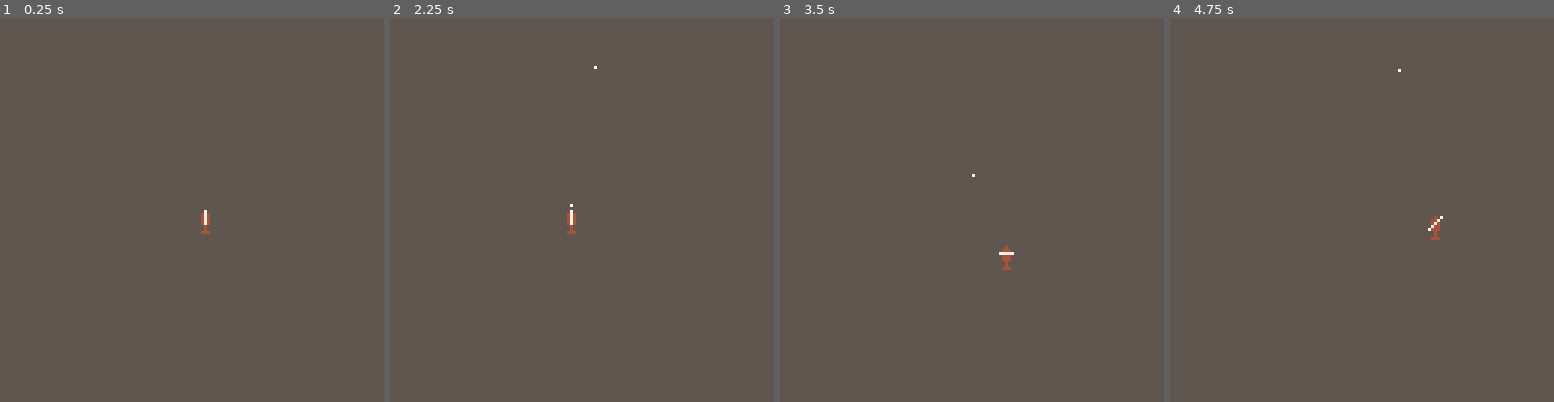
Above: before the commit, frames 1-4 (left to right).
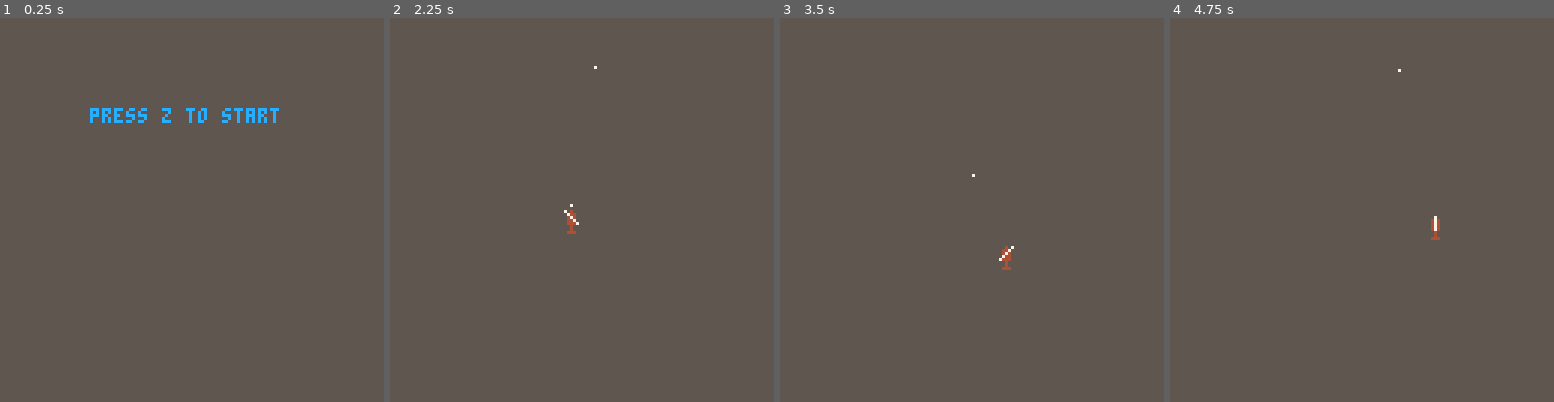
Above: after the commit, the same moments.

Repository: zothynine/heli
Game: PICO-8 cartridge heli.p8
The game is run twice, just before and just after one commit, with the same random seed, the same clock (stepped at 60 frames per second) and the same inputs.
Inputs:
- Up to frame 1 (0.25 s): no input
- Up to frame 2 (2.25 s): tap O (Z key) at 0.33, 0.7, 1.43, 2.22 s; hold Left from 1.97 s (still down)
- Up to frame 3 (3.5 s): release Left at 2.37 s; hold Down 2.42-2.82 s; hold Right from 2.87 s (still down); tap O (Z key) at 3.1 s
- Up to frame 4 (4.75 s): release Right at 3.53 s; hold Up 3.58-4.08 s; tap O (Z key) at 3.98 s; hold Right 4.13-4.53 s; hold Down from 4.58 s (still down)

The runs differ from the first frame. In frame 1, 0.8% of the frame differs, in the area x 23-73%, y 23-57%; in frame 2, less than 0.1%; in frame 3, less than 0.1%; in frame 4, less than 0.1%.

Commit message:
Add a start screen

Diff:
--- a/heli.p8
+++ b/heli.p8
@@ -13,7 +13,30 @@
 
 blasts = {}
 
-function _update()
+--start screen
+function update_start()
+	cls()
+	if btn(4) then
+		start_game()
+	end
+end
+
+function draw_start()
+	rectfill(0,0,127,127,5)
+	print("press z to start",30,30,12)
+end
+
+--game
+function start_game()
+	cls()
+	heli.x = 64
+	heli.y = 64
+	blasts = {}
+	_update = update_game
+	_draw = draw_game
+end
+
+function update_game()
 	if btn(0) then heli.x -=1 end
 	if btn(1) then heli.x +=1 end
 	if btn(2) then heli.y -=1 end
@@ -33,7 +56,7 @@
 	end
 end
 
-function _draw()
+function draw_game()
 	rectfill(0,0,127,127,5)
 	heli:animate()
 	spr(heli.sprite, heli.x, heli.y)
@@ -59,6 +82,8 @@
 end
 
 function _init()
+_update = update_start
+_draw = draw_start
 	sfx(1,1)
 end
 __gfx__
